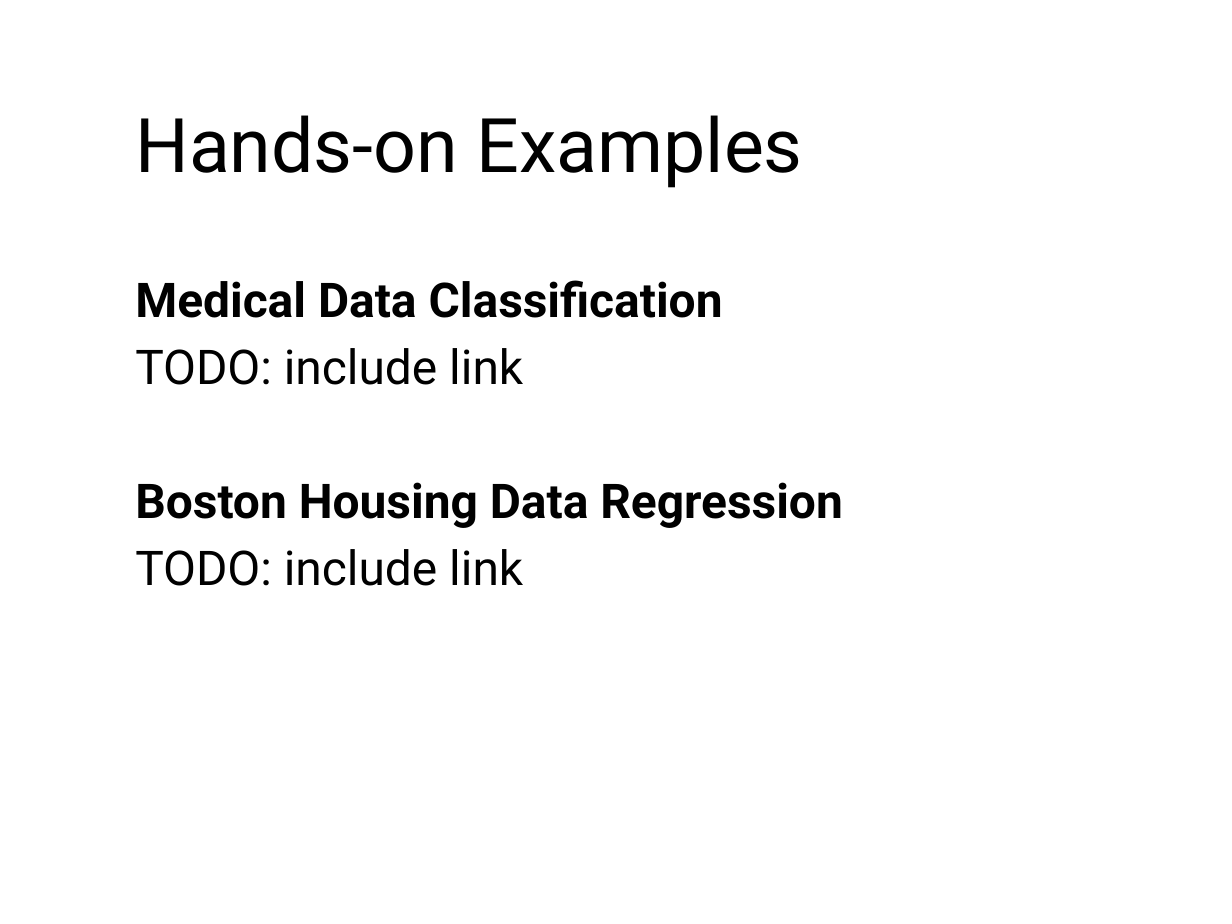
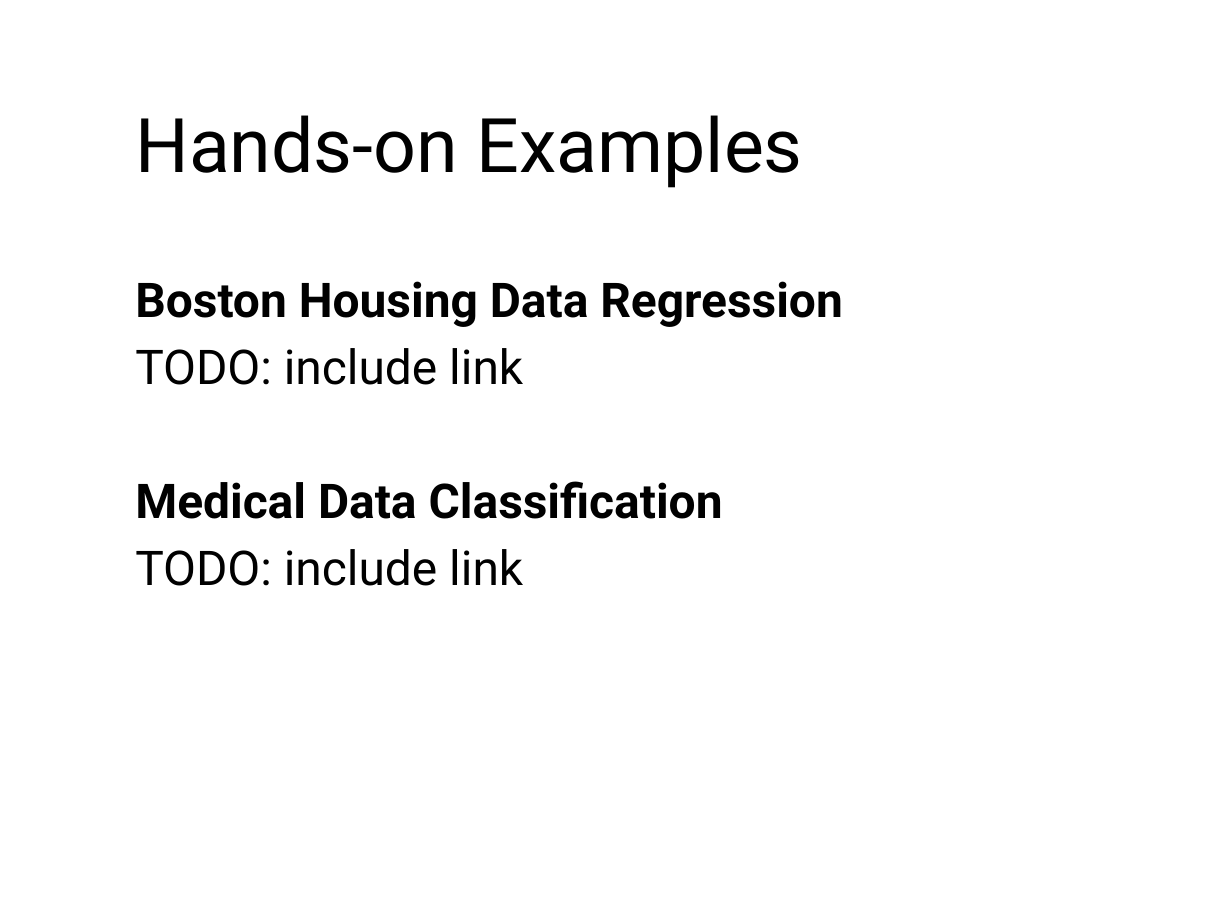
Before and after one commit to aloksharma1993/techfest-ml-tutorial, a slide deck: slide 42 of Techfest_ML.pptx (slide 41 before the commit). Drawn at 1232x924 pixels with LibreOffice and Linux fonts; fonts in the diff are those of the drawing; background and template pictures are left out. Boxes give left, top, right and bottom in pixels: in the first picture for what was removed or moved away, otherwise in the second. Text is boxed around its words. In the diff, an @@ line names an element or a change of style, - is before the commit and + after.

```diff
--- a/Techfest_ML.pptx
+++ b/Techfest_ML.pptx
@@ text at (135, 281, 842, 385): paragraphs added @@
+Boston Housing Data Regression
+TODO: include link
@@ text at (135, 482, 842, 586): paragraphs removed @@
-Boston Housing Data Regression
-TODO: include link
```
Also in this commit, not shown: 6 other slides changed, 2 slides added.
